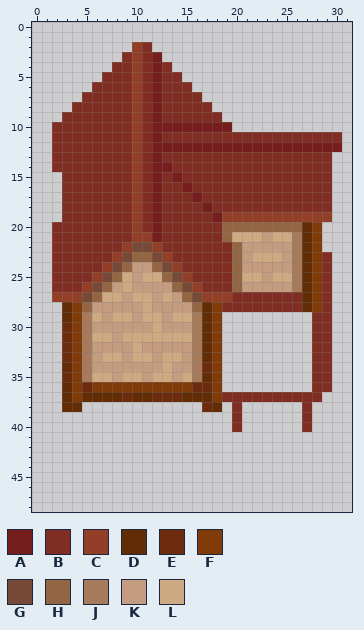
Edited in one commit: pixel-art sprite (Delivery driver assets/house3.png). That is the earlier state.
The file is 32x49 pixels. Colours within 5 levels of each other are drawn and written as one.
Palette (. is transparent): A #761d1d  B #802d24  C #933e27  D #622c05  E #6c2b0d  F #803b09  G #764a36  H #936543  J #a77a5b  K #c49c7f  L #ceaa82
Pixels before, first column x 2:
 2 ........CB...................
 3 .......BCBA..................
 4 ......BBCBAB.................
 5 .....BBBCBABB................
 6 ....BBBBCBABBB...............
 7 ...BBBBBCBABBBB..............
 8 ..BBBBBBCBABBBBB.............
 9 .BBBBBBBCBABBBBBB............
10 BBBBBBBBCBAAAAAAAA...........
11 BBBBBBBBCBABBBBBBBBBBBBBBBBBB
12 BBBBBBBBCBAAAAAAAAAAAAAAAAAAA
13 BBBBBBBBCBABBBBBBBBBBBBBBBBB.
14 BBBBBBBBCBAABBBBBBBBBBBBBBBB.
15 .BBBBBBBCBABABBBBBBBBBBBBBBB.
16 .BBBBBBBCBABBABBBBBBBBBBBBBB.
17 .BBBBBBBCBABBBABBBBBBBBBBBBB.
18 .BBBBBBBCBABBBBABBBBBBBBBBBB.
19 .BBBBBBBCBABBBBBACCCCCCCCCCC.
20 BBBBBBBBCBABBBBBBHHHHHHHHDF..
21 BBBBBBBBCCABBBBBBHLLLKLLJDF..
22 BBBBBBBCGGCBBBBBBBHKKKKKJDF..
23 BBBBBBCGHHGCBBBBBBHKLLLKJDFB.
24 BBBBBCGHKKHGCBBBBBHKKKKKJDFB.
25 BBBBCGHLKLLHGCBBBBHLLKLLJDFB.
26 BBBCGHKLKKKKHGCBBBHKKKKKJDFB.
27 CCCGHLLKLLKLKHGCCCBBBBBBBDFB.
28 .DFHKKKKKLKKKKHDFBBBBBBBBDFB.
29 .DFJLKLLKLLKLLJDF.........BB.
30 .EFJKKKKKKLKKKJDF.........BB.
31 .EFJLLKLLLLLLLJDF.........BB.
32 .EFJKKKKLKKKKKJDF.........BB.
33 .EFJKLLKLLKLLKJDF.........BB.
34 .DFJKKKKKKKLKKJEF.........BB.
35 .EFJLLKLLKLLKLJDF.........BB.
36 .DFEFFFFFFFFFFEEF.........BB.
37 .DFDDDDEDDEEEDDDFBBBBBBBBBB..
38 .DD............ED.B......B...
39 ..................B......B...
40 ..................B......B...
The same view after the edit:
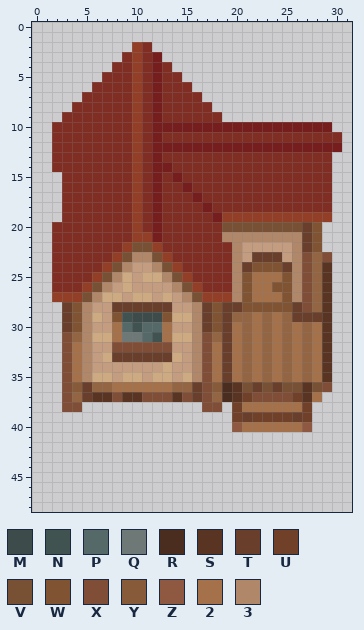
Colours new in this view: M #3d4b4a  N #405351  P #556968  Q #6d7877  R #4b2d20  S #5a3423  T #693f2c  U #714029  V #785033  W #805433  X #804d36  Y #875a39  Z #8f5941  2 #a5714b  3 #b18769
The exact change:
Changed rows in their new state; - is an unchanged pixel.
first column x 20:
10 AAAAAAAAAA
first column x 3:
20 ----------------VVVVVVVVTW-
21 ----------------33333333TW-
22 -------VV--------3-----3TW-
23 ------V33V-------3-TTT-3XHX
24 -----V3--3V------3TWWWT3XHS
25 ----V3----3V-----3W222W3XHS
26 ---V3------3V----3W22WW3XHS
27 --V3--------3V---3W222W3XHS
28 TW3--TTTTTT--3TWTTWWWWWTXHS
29 TW3--WNMMMW--3TWTHH2H2HTTTS
30 TW3--2PNPP2--3TWT2H2H2H2H2S
31 XH3--2QQPN2--3XHT2H2H2H2H2S
32 X23--XXXXXX--3X2T2H2H2H2H2S
33 X23--TTTTTT--3X2T2H2H2H2H2S
34 X23----------3X2T2H2H2H2H2S
35 X23----------3X2T2H2H2H2H2S
36 XYTHH222222HHTXYRSVTVTVVSVX
37 XHTSSXSSXXXSXTXHRSUXXXXUS2-
38 XX------------XX-U222222U--
39 -----------------UTUUUUTU--
40 -----------------Z222222Z--
